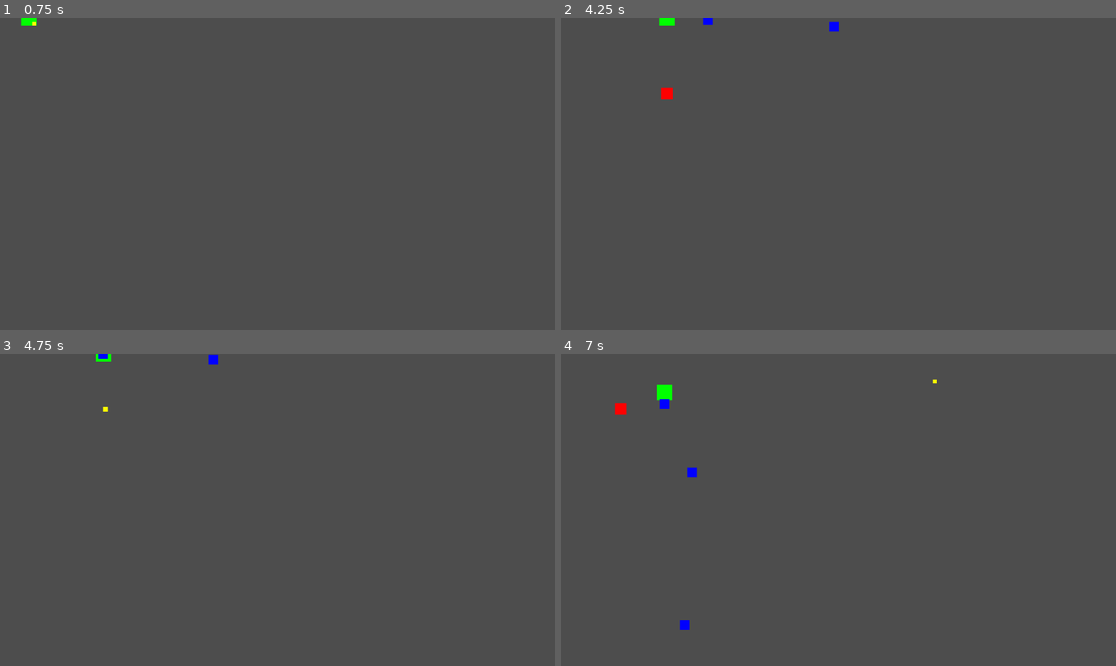
Above: before the commit, frames 1-4 (two rows, left to right).
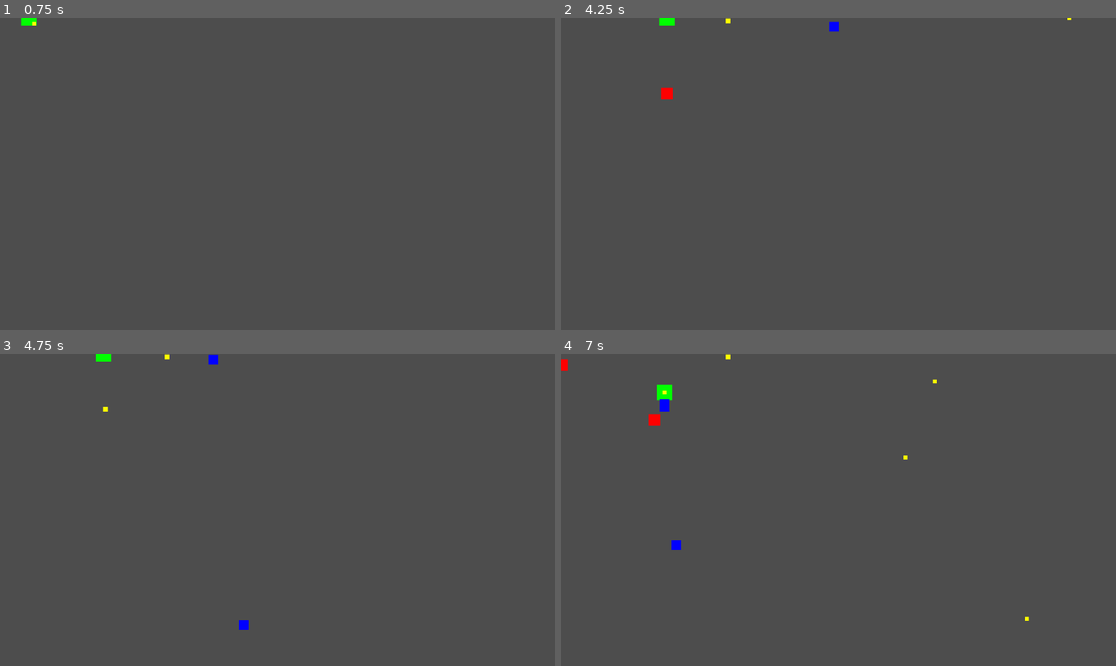
Above: after the commit, the same moments.

Repository: zaamold/Polygon-Protocol
Game: Godot game, scene res://scenes/main.tscn
Same seed, same stepped clock (60 frames per second), same inputs: the game is played once before the commit and once after it. The project has no main scene, so this scene is started directly.
Inputs (mouse positions are in pixels of both pictures, inside the frame that each line leads up to):
- Up to frame 1 (0.75 s): tap Enter at 0.5 s; move the mouse to (399, 158) at 0.52 s; hold Right (ui_right) from 0.53 s (still down); click (399, 158) at 0.67 s
- Up to frame 2 (4.25 s): release Right (ui_right) at 1.25 s; drag from (727, 189) to (710, 67) at 1.27 s; move the mouse to (894, 105) at 2.02 s; hold Right (ui_right) 2.03-2.75 s; drag from (810, 236) to (855, 108) at 2.77 s; move the mouse to (1005, 220) at 3.52 s; hold Left (ui_left) from 3.53 s (still down)
- Up to frame 3 (4.75 s): release Left (ui_left) at 4.25 s; drag from (111, 463) to (194, 432) at 4.27 s
- Up to frame 4 (7 s): move the mouse to (866, 510) at 5.02 s; hold Down (ui_down) 5.03-5.75 s; click (866, 510) at 5.17 s; drag from (755, 432) to (727, 525) at 5.77 s; move the mouse to (960, 494) at 6.52 s; hold Up (ui_up) from 6.53 s (still down)

Frame 1 is identical in both runs. In frame 2, less than 0.1% of the frame differs, in the area x 25-92%, y 0-3%; in frame 3, 0.1%; in frame 4, 0.5%, in the area x 0-85%, y 0-89%.

Commit message:
fix: defer pickup addition to avoid physics query violation
Root cause: During area_entered collision callback, add_child() violates
Godot's physics query flushing state. This caused 'Can't change this state
while flushing queries' errors when enemies dropped pickups after being hit.

Solution: Use call_deferred('add_child', pickup) to defer the operation
until after physics queries complete. This allows collision cleanup to
complete cleanly, preventing the projectile from surviving when the enemy
dies, and preventing other side effects from partial state corruption.

Verified: Both Enemy and FastEnemy types now drop pickups and die cleanly
without errors. Projectiles properly queue_free() after hits.

Diff:
--- a/scripts/enemy.gd
+++ b/scripts/enemy.gd
@@ -41,5 +41,5 @@
 func drop_pickup() -> void:
 	var pickup = pickup_scene.instantiate()
 	pickup.global_position = global_position
-	get_parent().add_child(pickup)
+	get_parent().call_deferred("add_child", pickup)
 	print("Enemy dropped pickup at ", pickup.global_position)
--- a/scripts/enemy_fast.gd
+++ b/scripts/enemy_fast.gd
@@ -41,5 +41,5 @@
 func drop_pickup() -> void:
 	var pickup = pickup_scene.instantiate()
 	pickup.global_position = global_position
-	get_parent().add_child(pickup)
+	get_parent().call_deferred("add_child", pickup)
 	print("FastEnemy dropped pickup at ", pickup.global_position)
--- a/scripts/player.gd
+++ b/scripts/player.gd
@@ -19,6 +19,8 @@
 	frame_count += 1
 	if frame_count % 60 == 0:
 		print("Player position: ", position, " | Input: ", input_vector)
+		# Auto-fire for testing collision
+		fire_projectile_in_direction(Vector2.RIGHT)
 
 func _input(event: InputEvent) -> void:
 	if event is InputEventMouseButton and event.pressed and event.button_index == MOUSE_BUTTON_LEFT:
